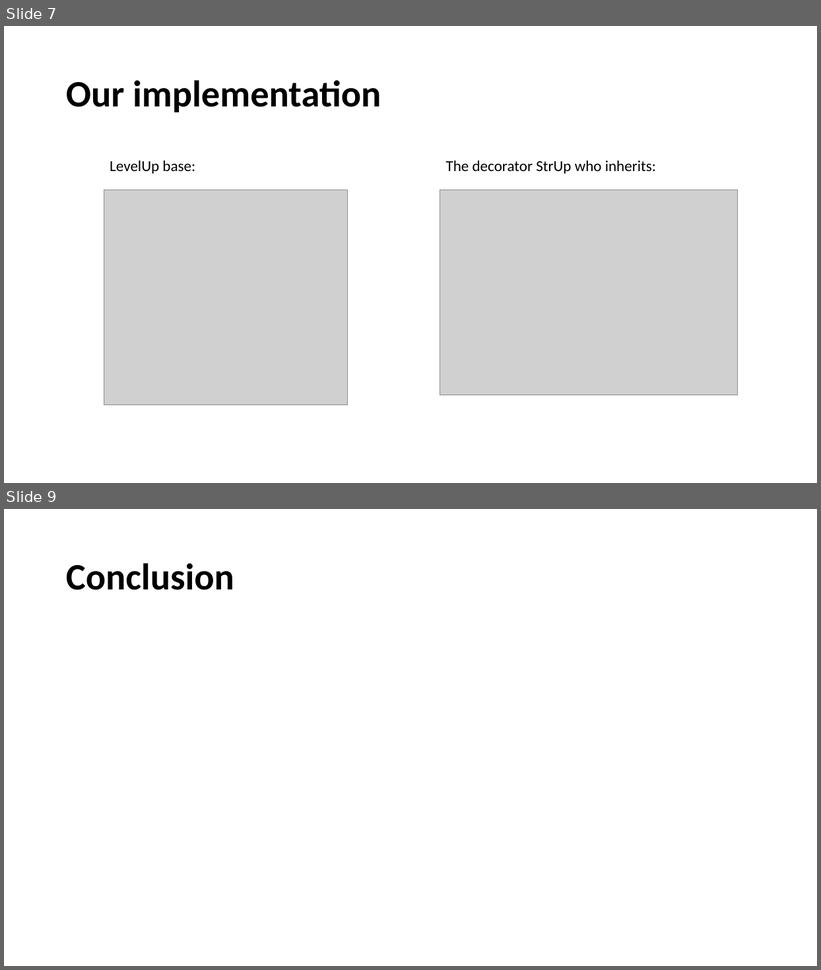
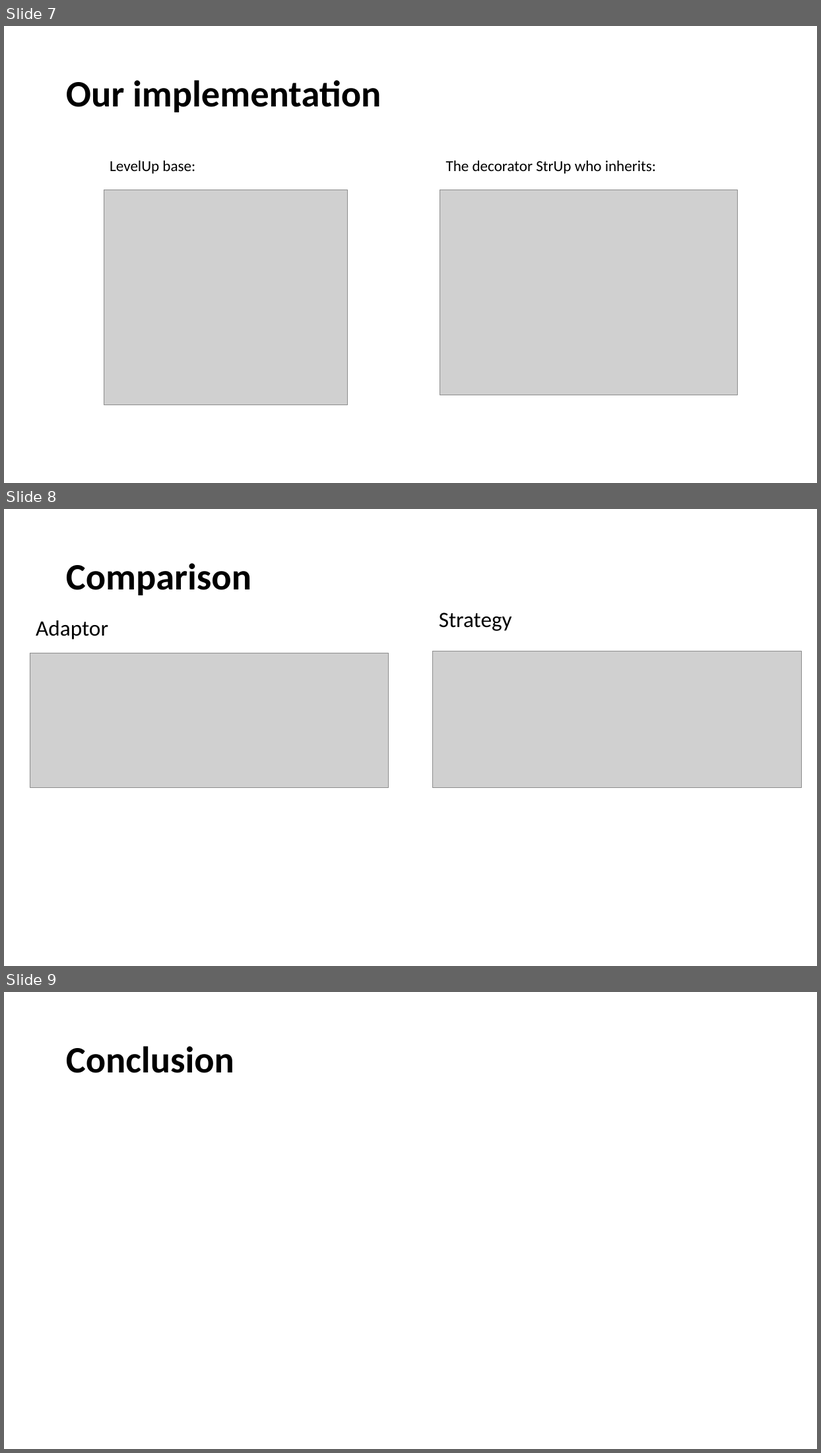
Before and after one commit to DaloonOfDoom/E21SWD_Assignment, a slide deck: Slides/The Decorator pattern.pptx. Shown one above the other, each under a label of ours: slides 7 and 9 before the commit, slides 7, 8 and 9 after it; the slides between them are not shown. The pictures are 821x970 and 821x1453 pixels, drawn with LibreOffice and Linux fonts; fonts in the diff are those of the drawing; grey boxes stand for pictures. Boxes give left, top, right and bottom in pixels: in the first picture for what was removed or moved away, otherwise in the second. Text is boxed around its words. In the diff, an @@ line names an element or a change of style, - is before the commit and + after.

```diff
--- a/Slides/The Decorator pattern.pptx
+++ b/Slides/The Decorator pattern.pptx
@@ slide 8 added at [4,509,817,966], background #FFFFFF @@
@@ title added at [66,563,252,595], 44 pt, text #000000, bold @@
+Comparison
@@ text added at [36,621,108,640], 25.9 pt, text #000000 @@
+Adaptor
@@ text added at [439,613,512,631], 25.9 pt, text #000000 @@
+Strategy
@@ picture added at [30,653,388,788] @@
@@ picture added at [433,652,802,788] @@
```
Also in this commit, not shown: 2 slides changed, 1 slide removed.
